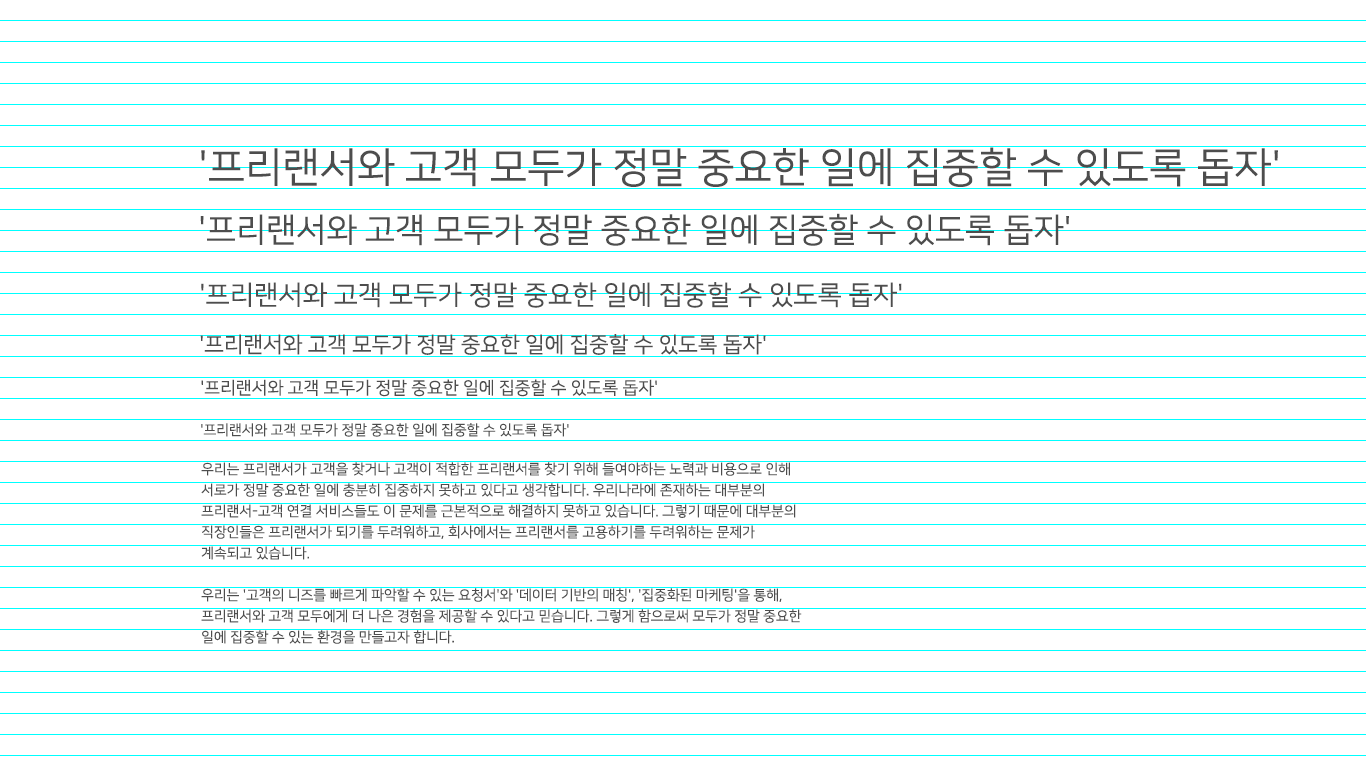
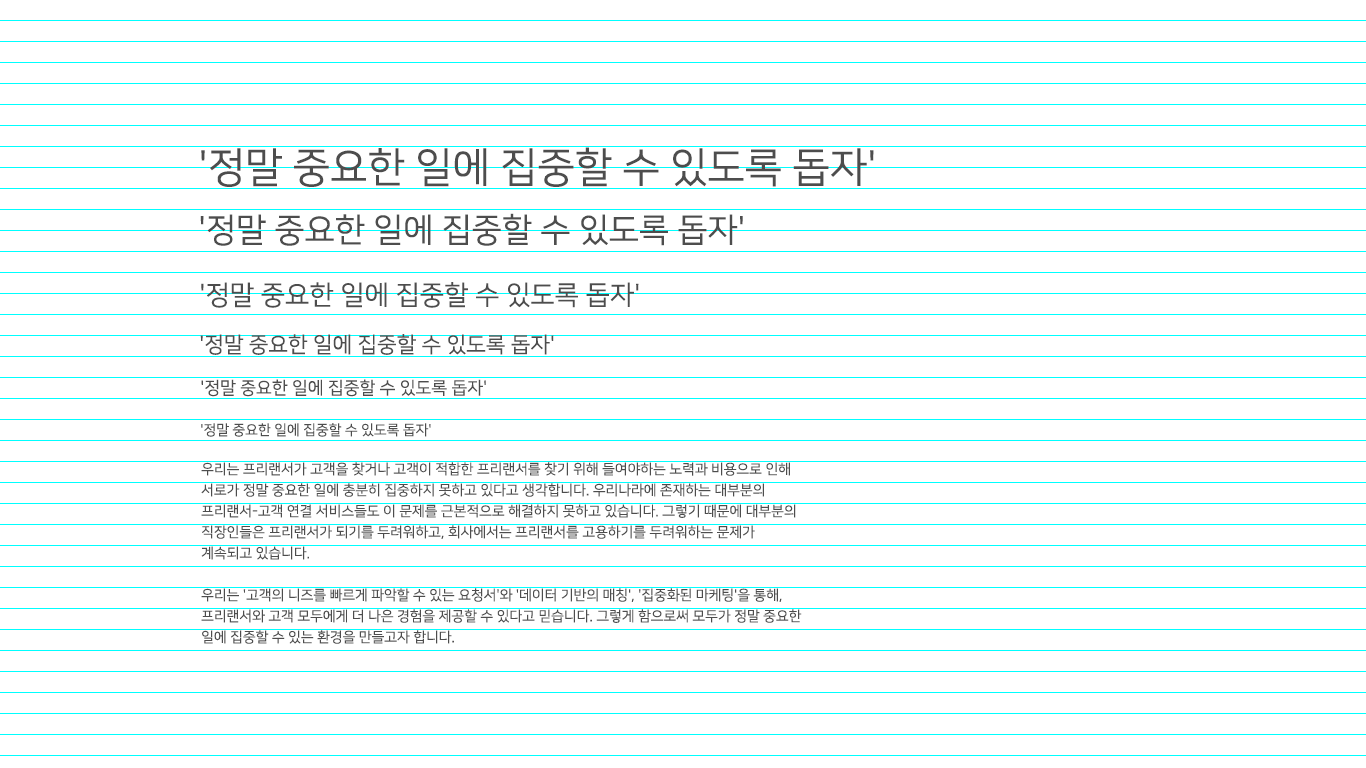
Two versions of the same layered image (1366x768). Layer-by-layer changes:
renamed "'프리랜서와 고객 모두가 정말 중요한 일에 집중할 수 있도록 돕자'" to "'정말 중요한 일에 집중할 수 있도록 돕자'", painted on it over [209, 147, 1278, 187]
renamed "'프리랜서와 고객 모두가 정말 중요한 일에 집중할 수 있도록 돕자'" to "'정말 중요한 일에 집중할 수 있도록 돕자'", painted on it over [207, 213, 1069, 246]
renamed "'프리랜서와 고객 모두가 정말 중요한 일에 집중할 수 있도록 돕자'" to "'정말 중요한 일에 집중할 수 있도록 돕자'", painted on it over [206, 282, 902, 308]
renamed "'프리랜서와 고객 모두가 정말 중요한 일에 집중할 수 있도록 돕자'" to "'정말 중요한 일에 집중할 수 있도록 돕자'", painted on it over [204, 334, 766, 355]
renamed "'프리랜서와 고객 모두가 정말 중요한 일에 집중할 수 있도록 돕자'" to "'정말 중요한 일에 집중할 수 있도록 돕자'", painted on it over [204, 379, 657, 397]
renamed "'프리랜서와 고객 모두가 정말 중요한 일에 집중할 수 있도록 돕자'" to "'정말 중요한 일에 집중할 수 있도록 돕자'", painted on it over [203, 423, 569, 437]
